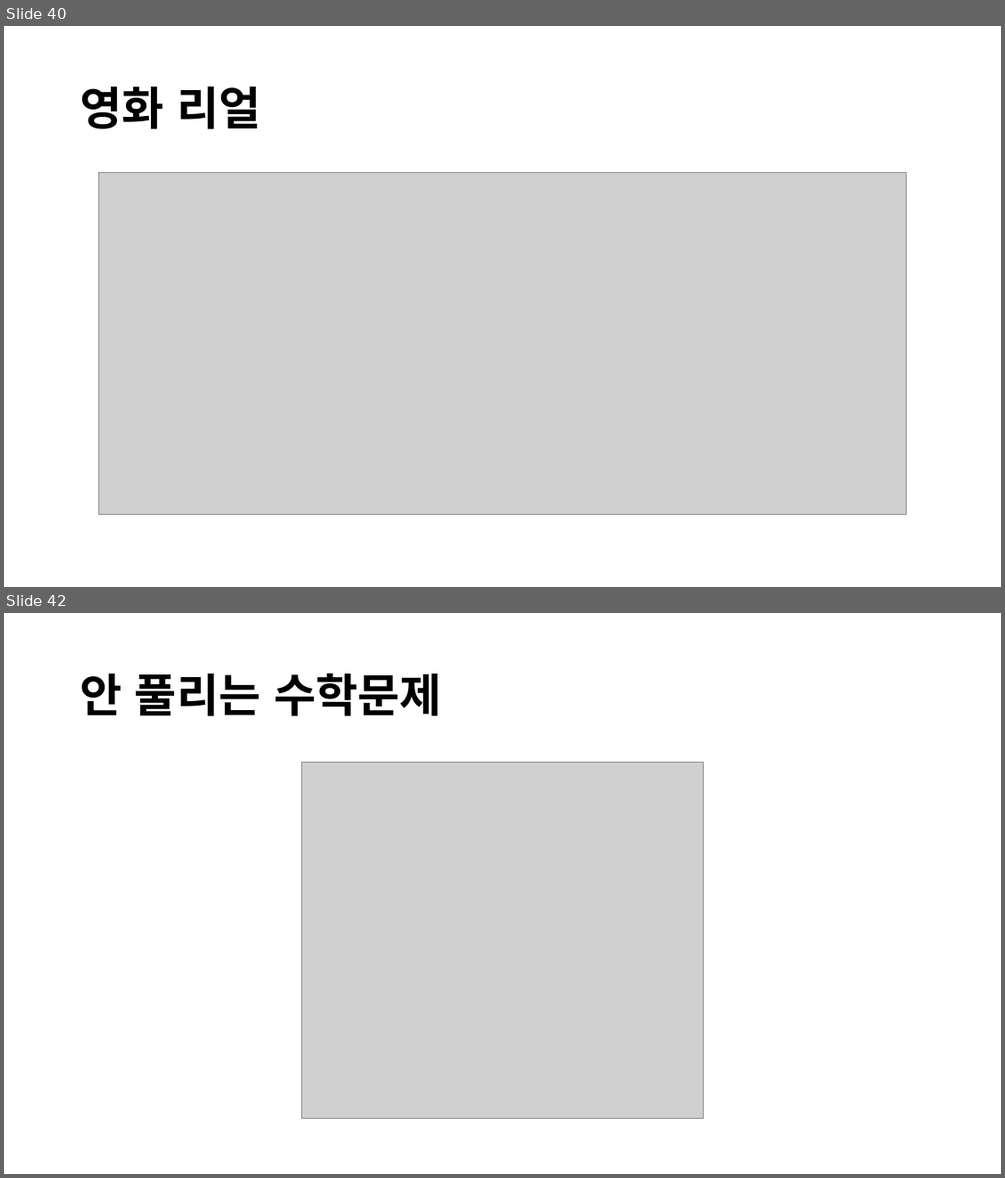
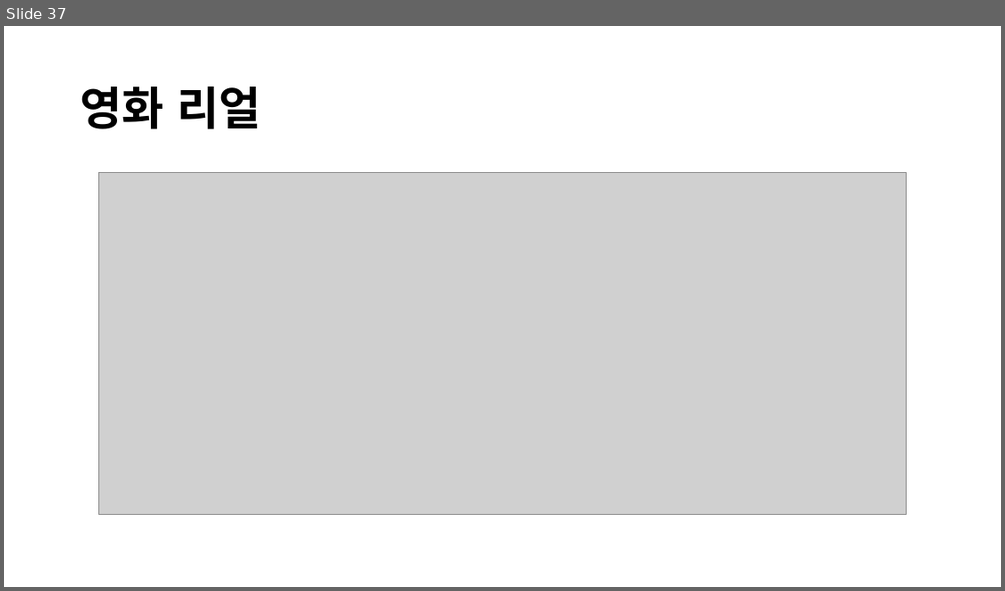
Before and after one commit to lolsaless/Python, a slide deck: PPT/202306023_북부청사 발표/프롬프트 실습(북부청사).pptx. Shown one above the other, each under a label of ours: slides 40 and 42 before the commit, slide 37 after it; the slides between them are not shown. The pictures are 1005x1178 and 1005x591 pixels, drawn with LibreOffice and Linux fonts; fonts in the diff are those of the drawing; grey boxes stand for pictures. Boxes give left, top, right and bottom in pixels: in the first picture for what was removed or moved away, otherwise in the second. Text is boxed around its words. In the diff, an @@ line names an element or a change of style, - is before the commit and + after.

```diff
--- a/PPT/202306023_북부청사 발표/프롬프트 실습(북부청사).pptx
+++ b/PPT/202306023_북부청사 발표/프롬프트 실습(북부청사).pptx
@@ slide 42 removed at [4, 613, 1001, 1174], background #FFFFFF @@
@@ title removed at [80, 673, 442, 716] @@
-안 풀리는 수학문제
@@ picture removed at [301, 763, 704, 1119] @@
@@ what was slide 40 is now slide 37 @@
```
Also in this commit, not shown: 2 slides changed, 7 other slides removed.
